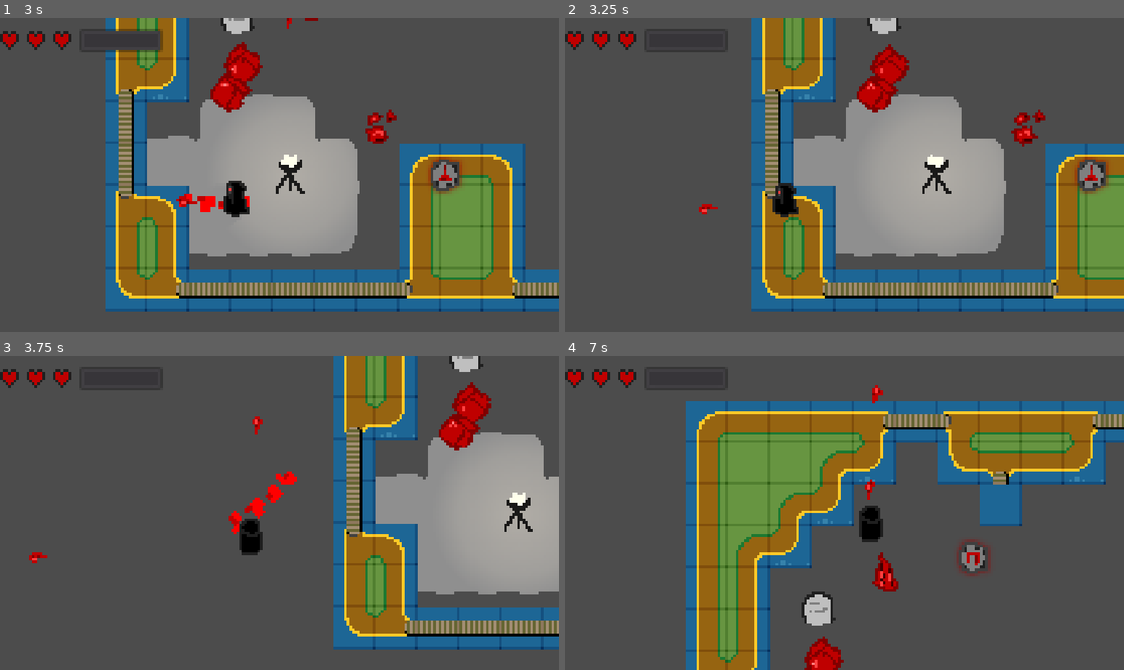
Above: before the commit, frames 1-4 (two rows, left to right).
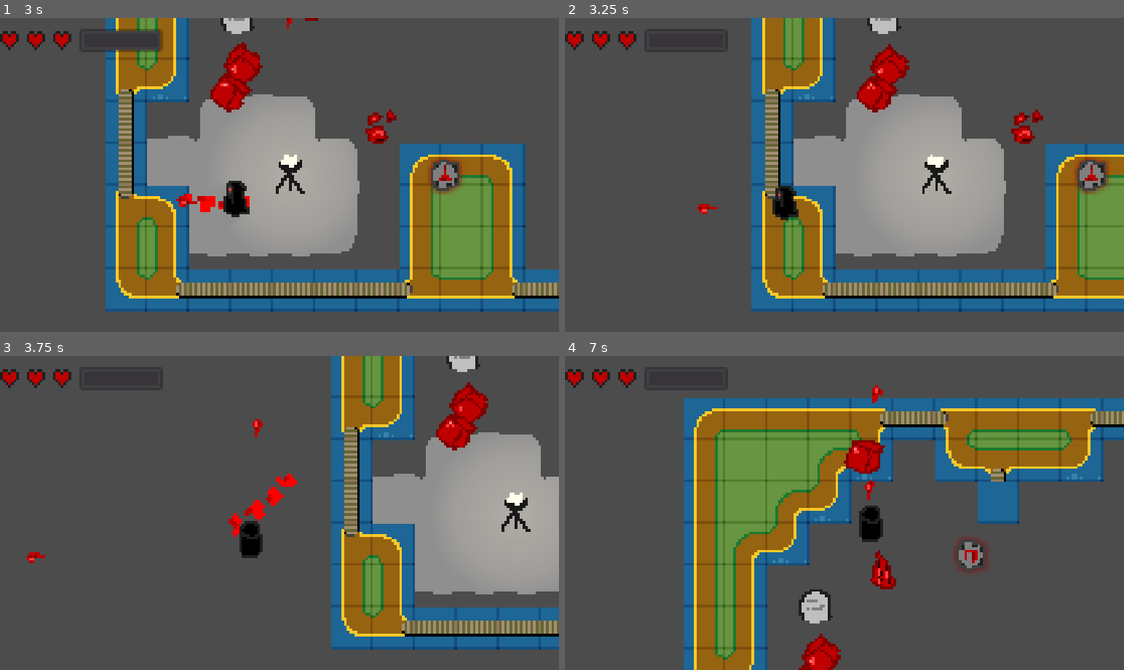
Above: after the commit, the same moments.

Repository: GammaGames/bloodmagic
Game: Godot game, scene res://scenes/Main.tscn
Same seed, same stepped clock (60 frames per second), same inputs: the game is played once before the commit and once after it.
Inputs (mouse positions are in pixels of both pictures, inside the frame that each line leads up to):
- Up to frame 1 (3 s): move the mouse to (251, 237) at 0.52 s; hold Space (key_use) 0.53-1.28 s; hold Up (ui_up) 0.53-2.78 s; click (251, 237) at 0.67 s; move the mouse to (324, 178) at 1.27 s; tap Space (key_use) at 1.35, 2.85 s; move the mouse to (234, 171) at 2.02 s; hold Space (key_use) 2.03-2.78 s; move the mouse to (285, 175) at 2.77 s; hold Left (ui_left) from 2.78 s (still down)
- Up to frame 2 (3.25 s): keep holding Left (ui_left)
- Up to frame 3 (3.75 s): move the mouse to (257, 506) at 3.52 s; release Left (ui_left) at 3.53 s; hold Up (ui_up) from 3.53 s (still down); hold Space (key_use) from 3.53 s (still down)
- Up to frame 4 (7 s): move the mouse to (872, 513) at 4.27 s; release Space (key_use) at 4.28 s; tap Space (key_use) at 4.35, 5.85 s; move the mouse to (816, 513) at 5.02 s; hold Space (key_use) 5.03-5.78 s; move the mouse to (861, 506) at 5.77 s; release Up (ui_up) at 5.78 s; hold Right (ui_right) 5.78-6.53 s; move the mouse to (838, 519) at 6.52 s; hold Up (ui_up) from 6.53 s (still down); hold Space (key_use) from 6.53 s (still down)

Frame 1 is identical in both runs. In frame 2, 0.4% of the frame differs, in the area x 23-86%, y 16-65%; in frame 3, 5.9%; in frame 4, 12%, in the area x 21-100%, y 13-100%.

Commit message:
add collision to tilemap

Diff:
--- a/assets/sprites/tilesets/isle47.tres
+++ b/assets/sprites/tilesets/isle47.tres
@@ -1,6 +1,36 @@
-[gd_resource type="TileSet" load_steps=2 format=2]
+[gd_resource type="TileSet" load_steps=8 format=2]
 
 [ext_resource path="res://assets/sprites/tilesets/isle47.png" type="Texture" id=1]
+
+[sub_resource type="ConvexPolygonShape2D" id=1]
+
+custom_solver_bias = 0.0
+points = PoolVector2Array( 8, 0, 24, 0, 24, 16, 8, 16 )
+
+[sub_resource type="ConvexPolygonShape2D" id=2]
+
+custom_solver_bias = 0.0
+points = PoolVector2Array( 8, 0, 24, 0, 24, 32, 8, 32, 8, 8 )
+
+[sub_resource type="ConvexPolygonShape2D" id=3]
+
+custom_solver_bias = 0.0
+points = PoolVector2Array( 8, 24, 24, 24, 24, 32, 8, 32 )
+
+[sub_resource type="ConvexPolygonShape2D" id=4]
+
+custom_solver_bias = 0.0
+points = PoolVector2Array( 16, 8, 32, 8, 32, 24, 16, 24 )
+
+[sub_resource type="ConvexPolygonShape2D" id=5]
+
+custom_solver_bias = 0.0
+points = PoolVector2Array( 0, 8, 32, 8, 32, 24, 0, 24 )
+
+[sub_resource type="ConvexPolygonShape2D" id=6]
+
+custom_solver_bias = 0.0
+points = PoolVector2Array( 0, 8, 16, 8, 16, 24, 0, 24 )
 
 [resource]
 
@@ -11,7 +41,7 @@
 0/region = Rect2( 0, 0, 384, 128 )
 0/is_autotile = true
 0/autotile/bitmask_mode = 1
-0/autotile/icon_coordinate = Vector2( 0, 0 )
+0/autotile/icon_coordinate = Vector2( 6, 3 )
 0/autotile/tile_size = Vector2( 32, 32 )
 0/autotile/spacing = 0
 0/autotile/bitmask_flags = [ Vector2( 0, 0 ), 128, Vector2( 0, 1 ), 146, Vector2( 0, 2 ), 2, Vector2( 0, 3 ), 16, Vecto …(937 unchanged characters)…
@@ -20,5 +50,35 @@
 0/autotile/priority_map = [  ]
 0/occluder_offset = Vector2( 0, 0 )
 0/navigation_offset = Vector2( 0, 0 )
-0/shapes = [  ]
+0/shapes = [ {
+"autotile_coord": Vector2( 0, 2 ),
+"one_way": false,
+"shape": SubResource( 1 ),
+"shape_transform": Transform2D( 1, 0, 0, 1, 0, 0 )
+}, {
+"autotile_coord": Vector2( 0, 1 ),
+"one_way": false,
+"shape": SubResource( 2 ),
+"shape_transform": Transform2D( 1, 0, 0, 1, 0, 0 )
+}, {
+"autotile_coord": Vector2( 0, 0 ),
+"one_way": false,
+"shape": SubResource( 3 ),
+"shape_transform": Transform2D( 1, 0, 0, 1, 0, 0 )
+}, {
+"autotile_coord": Vector2( 1, 3 ),
+"one_way": false,
+"shape": SubResource( 4 ),
+"shape_transform": Transform2D( 1, 0, 0, 1, 0, 0 )
+}, {
+"autotile_coord": Vector2( 2, 3 ),
+"one_way": false,
+"shape": SubResource( 5 ),
+"shape_transform": Transform2D( 1, 0, 0, 1, 0, 0 )
+}, {
+"autotile_coord": Vector2( 3, 3 ),
+"one_way": false,
+"shape": SubResource( 6 ),
+"shape_transform": Transform2D( 1, 0, 0, 1, 0, 0 )
+} ]
 _sections_unfolded = [ "0" ]
--- a/scenes/Main.tscn
+++ b/scenes/Main.tscn
@@ -119,11 +119,11 @@
 cell_tile_origin = 0
 cell_y_sort = false
 cell_clip_uv = false
-collision_use_kinematic = true
+collision_use_kinematic = false
 collision_friction = 1.0
 collision_bounce = 0.0
-collision_layer = 1
-collision_mask = 1
+collision_layer = 3
+collision_mask = 3
 occluder_light_mask = 1
 format = 1
 tile_data = PoolIntArray(  )
